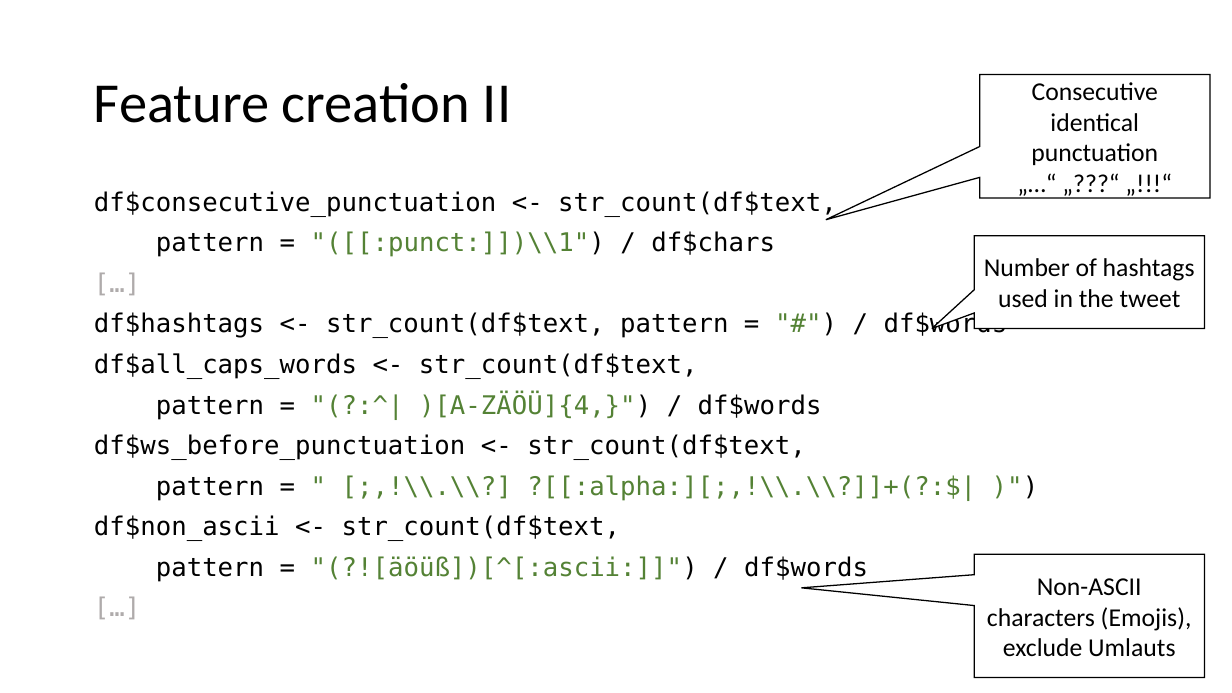
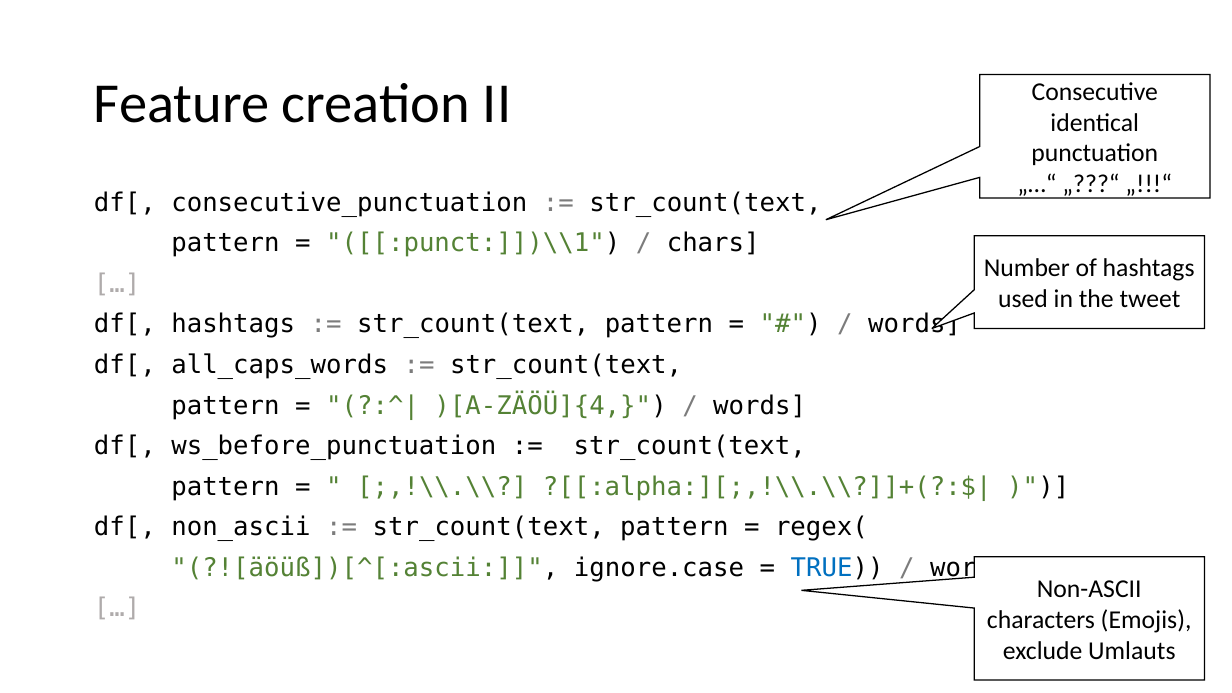
Before and after one commit to samuelstelzer/twitter_sentiment_analysis, a slide deck: slide 17 of handson_workshop.pptx. Drawn at 1232x693 pixels with LibreOffice and Linux fonts; fonts in the diff are those of the drawing. Boxes give left, top, right and bottom in pixels: in the first picture for what was removed or moved away, otherwise in the second. Text is boxed around its words. In the diff, an @@ line names an element or a change of style, - is before the commit and + after.

Commit message:
Fix issue with positive_words Fix feature creation method

```diff
--- a/handson_workshop.pptx
+++ b/handson_workshop.pptx
@@ text at [94, 191, 821, 257]: text changed @@
-df$consecutive_punctuation <- str_count(df$text,
-pattern = "([[:punct:]])\\1") / df$chars
+df[, consecutive_punctuation := str_count(text,
+pattern = "([[:punct:]])\\1") / chars]
@@ text at [94, 312, 1023, 582]: text changed @@
-df$hashtags <- str_count(df$text, pattern = "#") / df$words
-df$all_caps_words <- str_count(df$text,
-pattern = "(?:^| )[A-ZÄÖÜ]{4,}") / df$words
-df$ws_before_punctuation <- str_count(df$text,
-pattern = " [;,!\\.\\?] ?[[:alpha:][;,!\\.\\?]]+(?:$| )")
-df$non_ascii <- str_count(df$text,
-pattern = "(?![äöüß])[^[:ascii:]]") / df$words
+df[, hashtags := str_count(text, pattern = "#") / words]
+df[, all_caps_words := str_count(text,
+pattern = "(?:^| )[A-ZÄÖÜ]{4,}") / words]
+df[, ws_before_punctuation := str_count(text,
+pattern = " [;,!\\.\\?] ?[[:alpha:][;,!\\.\\?]]+(?:$| )")]
+df[, non_ascii := str_count(text, pattern = regex(
+"(?![äöüß])[^[:ascii:]]", ignore.case = TRUE)) / words]
```
Also in this commit, not shown: 8 other slides changed, 4 slides added, 1 slide removed, 11 other files.
